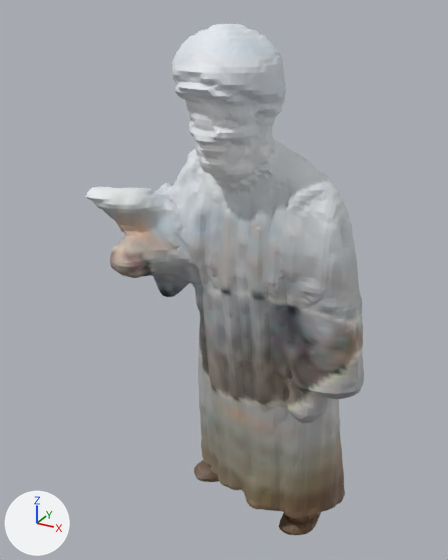
A saved change to the glTF model icons/assistant-abbah-3d-rigged.glb.
Both versions are drawn from a 50 mm camera at (0.435, -0.852, 0.493) aimed at (-0.046, 0.022, 0.056). Lighting does not change. The marker at lower left points along +X, +Y and +Z. The first picture is the older version.

The first picture shows 'geometry_0'.
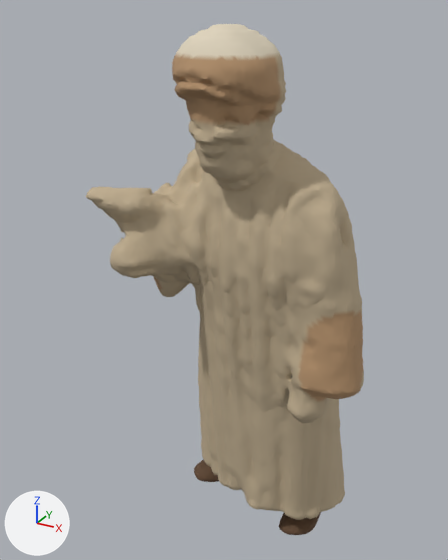
Pixel boxes [x1, y1, x2, y2] of what changed, in the pictures (448 x 560 px):
part 1 of me_geometry_0, recoloured (grey to beige)
    both: [86, 24, 364, 490]
part 2 of me_geometry_0, recoloured (lighter)
    both: [110, 254, 363, 535]

The change in detail:
me_geometry_0 has 26630 vertices, 53256 faces and spans x -0.215..0.229, y -0.161..0.213, z -0.459..0.474.
me_geometry_0 is used by ob_geometry_0; location (0.0, 0.0, 0.0).
me_geometry_0 part 1: 37011 faces centred in x -0.215..0.229, y -0.161..0.2, z -0.336..0.473 are repainted in the vertex colours; the middle colour goes from grey #bcbcbd to beige #c2b092.
me_geometry_0 part 2: 16242 faces centred in x -0.177..0.22, y -0.126..0.211, z -0.459..0.132 are repainted in the vertex colours; the middle colour goes from brown #766858 to beige #c2b092.
